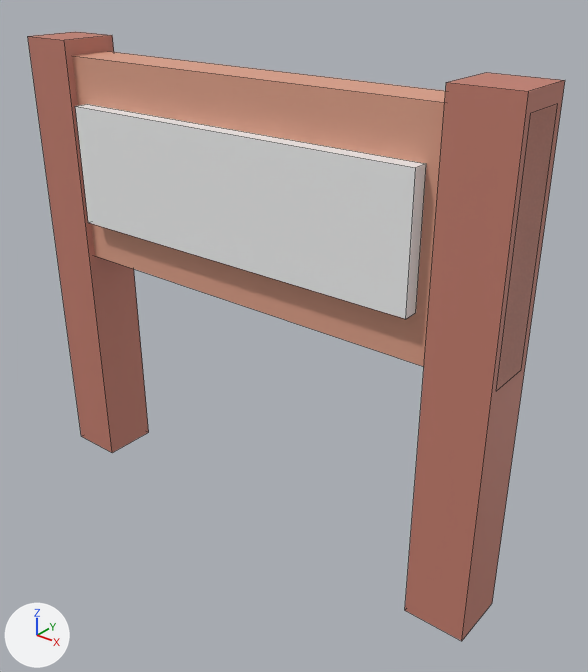
The FBX model StudAssets/Export/Market/Signboard.fbx as it was, and as the next commit left it.
Both versions are drawn from a 50 mm camera at (3.27, -3.65, 3.78) aimed at (0.16, 0.24, 1.37). The lights are fixed; the arrows at lower left show +X, +Y and +Z. The picture after the commit comes second. Mesh edges are drawn as thin lines. Where no turn or scale is listed for an object, it has been applied to the vertices.

Before the edit, the objects in view are built like this:
```python
me_signboard_white = bpy.data.meshes.new('Signboard_White')
me_signboard_white.from_pydata(...)  # a box spanning x -1.3..1.3, y -0.25..-0.15, z 2.0..2.8
me_signboard_white.materials.append(mat_white)  # white #f2f3f3
me_signboard_wood = bpy.data.meshes.new('Signboard_Wood')
me_signboard_wood.from_pydata(...)  # a box spanning x -1.8..-1.4, y -0.2..0.2, z 0.0..3.2; a box spanning x 1.4..1.8, y -0.2..0.2, z 0.0..3.2
me_signboard_wood.materials.append(mat_wood)  # pink #c47e6e
me_signboard_woodlight = bpy.data.meshes.new('Signboard_WoodLight')
me_signboard_woodlight.from_pydata(...)  # a box spanning x -1.8..1.8, y -0.15..0.15, z 1.7..3.1
me_signboard_woodlight.materials.append(mat_woodlight)  # beige #dea088
ob_white_005 = bpy.data.objects.new('White.005', me_signboard_white)
ob_white_005.location = (0.0, 0.0, 0.0)
ob_wood_011 = bpy.data.objects.new('Wood.011', me_signboard_wood)
ob_wood_011.location = (0.0, 0.0, 0.0)
ob_woodlight_009 = bpy.data.objects.new('WoodLight.009', me_signboard_woodlight)
ob_woodlight_009.location = (0.0, 0.0, 0.0)
```
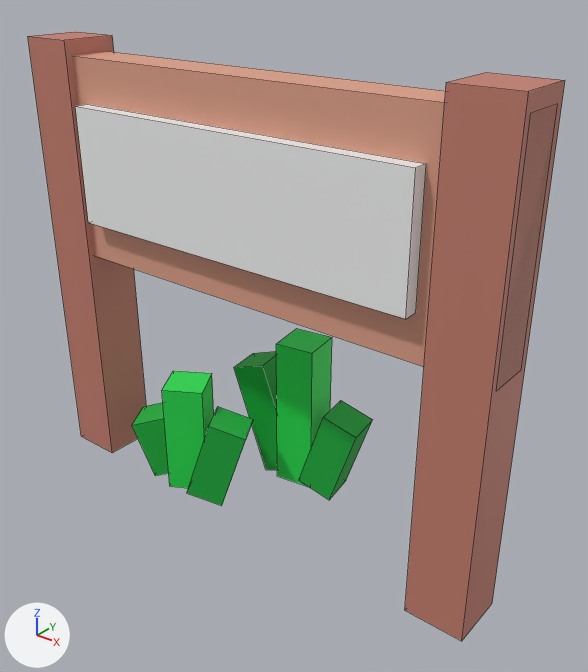
What differs and where, as boxes (x1, y1, x2, y2) in the pictures (588 x 672 px):
```json
{"object": "GrassDark.012", "change": "added", "after": [132, 351, 373, 506], "on screen": "green"}
{"object": "Grass.012", "change": "added", "after": [162, 329, 332, 488], "on screen": "green"}
```

Scene script edits in JSON lines:
```json
{"op": "add", "block": "mat_grass", "code": ["mat_grass = principled_material('Grass')", "mat_grass.base_color = (0.0176, 0.73, 0.0802)  # green #24de50", "mat_grass.roughness = 0.6"]}
{"op": "add", "block": "mat_grassdark", "code": ["mat_grassdark = principled_material('GrassDark')", "mat_grassdark.base_color = (0.00802, 0.434, 0.0482)  # green #16b03e", "mat_grassdark.roughness = 0.6"]}
{"op": "add", "block": "me_signboard_grass", "code": ["me_signboard_grass = bpy.data.meshes.new('Signboard_Grass')", "me_signboard_grass.from_pydata([(-0.136, 0.4, 0.0), (-0.136, 0.4, 1.158), (-0.182, 0.696, 1.158), (-0.182, 0.696, 0.0), (0.16, 0.446, 0.0), (0.115, 0.742, 0.0), (0.115, 0.742, 1.158), (0.16, 0.446, 1.158), (-0.698, -0.224, 0.0), (-0.698, -0.224, 0.852), (-0.849, 0.035, 0.852), (-0.849, 0.035, 0.0), (-0.439, -0.072, 0.0), (-0.59, 0.187, 0.0), (-0.59, 0.187, 0.852), (-0.439, -0.072, 0.852)], [], [(0, 1, 2, 3), (4, 5, 6, 7), (0, 4, 7, 1), (3, 2, 6, 5), (0, 3, 5, 4), (1, 7, 6, 2), (8, 9, 10, 11), (12, 13, 14, 15), (8, 12, 15, 9), (11, 10, 14, 13), (8, 11, 13, 12), (9, 15, 14, 10)])", "me_signboard_grass.materials.append(mat_grass)  # green #24de50"]}
{"op": "add", "block": "me_signboard_grassdark", "code": ["me_signboard_grassdark = bpy.data.meshes.new('Signboard_GrassDark')", "me_signboard_grassdark.from_pydata(...)  # 32 vertices, 24 faces; spans x -1.19..0.54, y -0.26..0.75, z -0.03..0.92", "me_signboard_grassdark.materials.append(mat_grassdark)  # green #16b03e"]}
{"op": "add", "block": "ob_grass_012", "code": ["ob_grass_012 = bpy.data.objects.new('Grass.012', me_signboard_grass)", "ob_grass_012.location = (0.0, 0.0, 0.0)"]}
{"op": "add", "block": "ob_grassdark_012", "code": ["ob_grassdark_012 = bpy.data.objects.new('GrassDark.012', me_signboard_grassdark)", "ob_grassdark_012.location = (0.0, 0.0, 0.0)"]}
```
